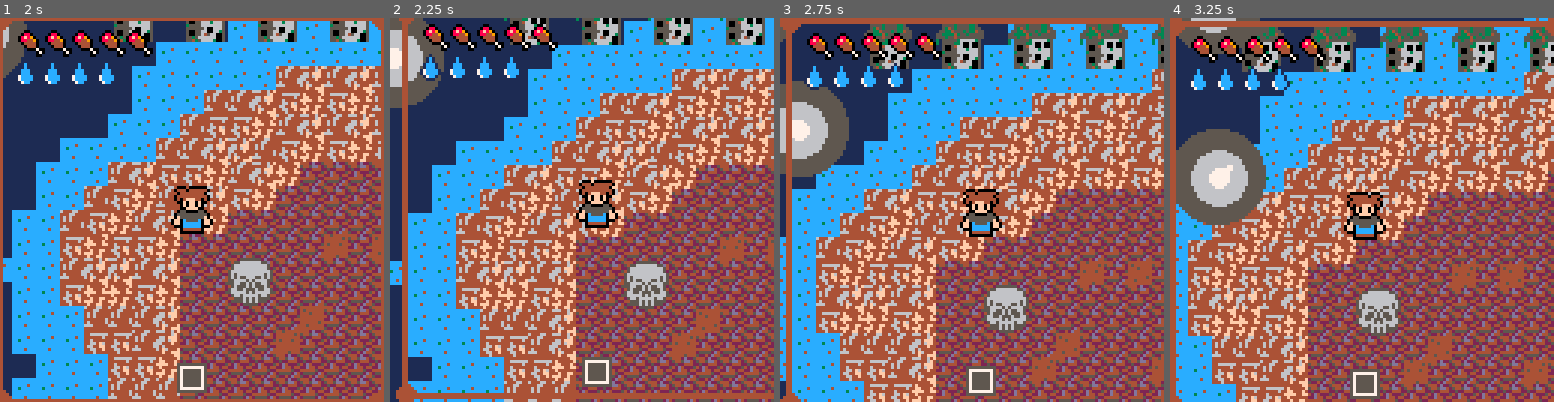
Above: before the commit, frames 1-4 (left to right).
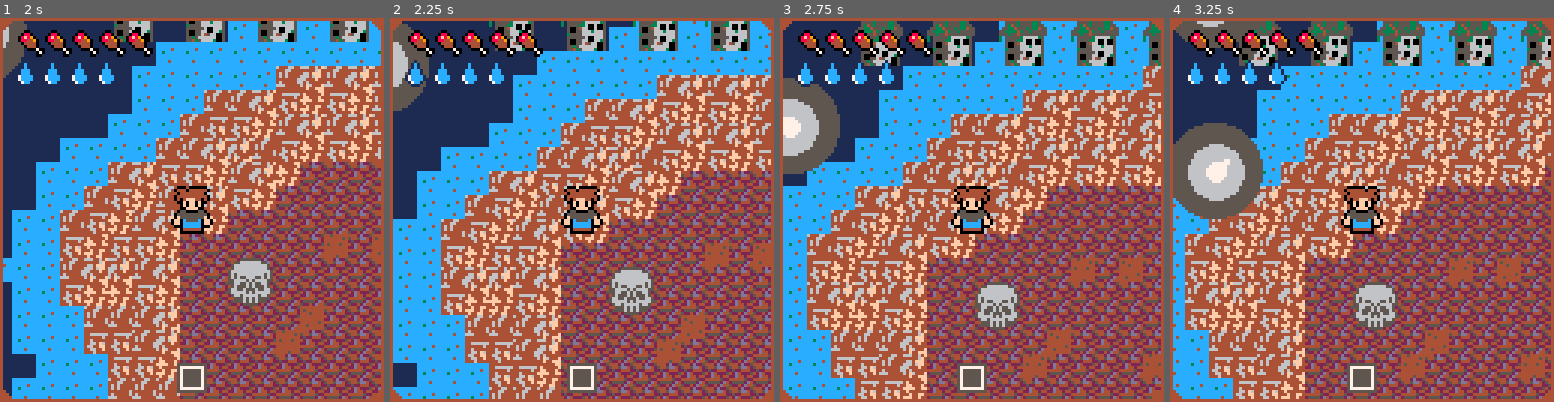
Above: after the commit, the same moments.

Repository: lucaslng/jamhacks-climatastrophe
Game: PICO-8 cartridge climate-collapse.p8
Two runs of this game, one before a commit and one after it. Both use one fixed random seed, a clock stepped at 60 frames per second and the inputs below.
Inputs:
- Up to frame 1 (2 s): tap O (Z key) at 0.7, 1.7 s; hold Right from 1.6 s (still down)
- Up to frame 2 (2.25 s): release Right at 2.1 s; tap O (Z key) at 2.1 s; hold Up from 2.15 s (still down)
- Up to frame 3 (2.75 s): release Up at 2.42 s; hold Right from 2.47 s (still down); tap O (Z key) at 2.5 s
- Up to frame 4 (3.25 s): tap O (Z key) at 2.9 s; release Right at 3.03 s; hold Left from 3.08 s (still down)

Frame 1 is identical in both runs. In frame 2, 53% of the frame differs, in the area x 0-100%, y 0-100%; in frame 3, 55%; in frame 4, 55%.

Commit message:
earthquake weaker

Diff:
--- a/climate-collapse.p8
+++ b/climate-collapse.p8
@@ -241,7 +241,7 @@
 	foreach(tsunamies, function(t) t.x += t.v t.lifetime -= 1 if mget(flr(t.x / 8), flr(t.y / 8)) != 8 then t.lifetime -= 2 end if t.x < Player.x and Player.x < t.x + 16 and t.y < Player.y and Player.y < t.y + t.height then die("You died to a tsunami!") end end)
 	if tsunamies[1] != nil and tsunamies[1].lifetime <= 0 then deli(tsunamies, 1) end
 
-	if rnd(360) <= 1 then shake = 0.8 end
+	if rnd(400) <= 1 then shake = 0.6 end
 
 end
 
